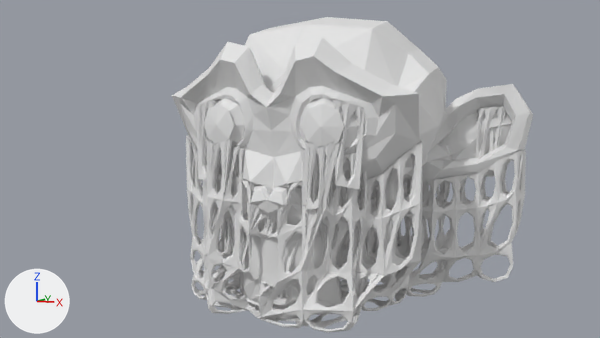
An edit to the Blender file Support-Wireframe-Suzanne3.blend, drawn before and after from the same camera.
Both versions are drawn from the file's camera 'Camera'. Lighting does not change. The marker at lower left points along +X, +Y and +Z.

In view in the first picture: 'Suzanne_Object', 'Suzanne_Support'.
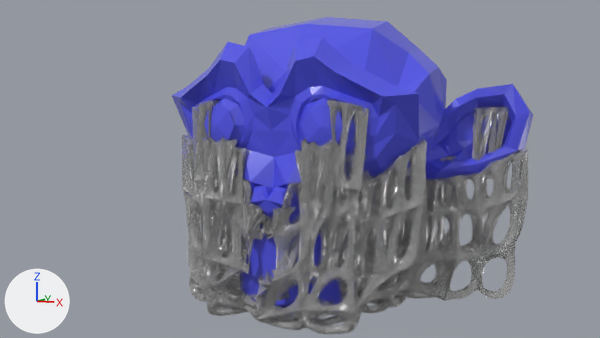
Changed parts and their boxes (x1, y1, x2, y2) in the pictures (600 x 338 px):
'Suzanne_Support', recoloured, modifiers changed: before (186, 100, 526, 333); after (182, 100, 528, 334)
'Suzanne_Object', recoloured (white to blue): (172, 17, 533, 310) in both

The edits, one by one:
Material 'Material' (mat_material) is new.
Its base color is (0.0868, 0.0942, 0.8) (blue #5357e7).
Its roughness is 0.2.
Material 'Material.001' (mat_material_001) is new.
Its base color is (0.8, 0.8, 0.8) (white #e7e7e7).
Its roughness is 0.2.
Its ior is 1.45.
Its transmission weight is 0.75.
me_suzanne_001 has 730 vertices, 1244 faces and spans x -1.31..1.31, y -0.83..0.67, z -1.0..0.4.
me_suzanne_001 now uses material mat_material_001 (white #e7e7e7).
me_suzanne has 507 vertices, 500 faces and spans x -1.37..1.37, y -0.85..0.85, z -0.98..0.98.
me_suzanne now uses material mat_material (blue #5357e7).
Object 'Suzanne_Support' (ob_suzanne_support) has a WIREFRAME modifier named 'Wireframe'.
On modifier 'Wireframe' of object 'Suzanne_Support' (ob_suzanne_support), thickness goes from 0.04 to 0.1.
Object 'Suzanne_Support' (ob_suzanne_support) has a SUBSURF modifier named 'Subsurf'.
Modifier setting removed (it was render_levels = 1).
Modifier setting: levels = 2.
